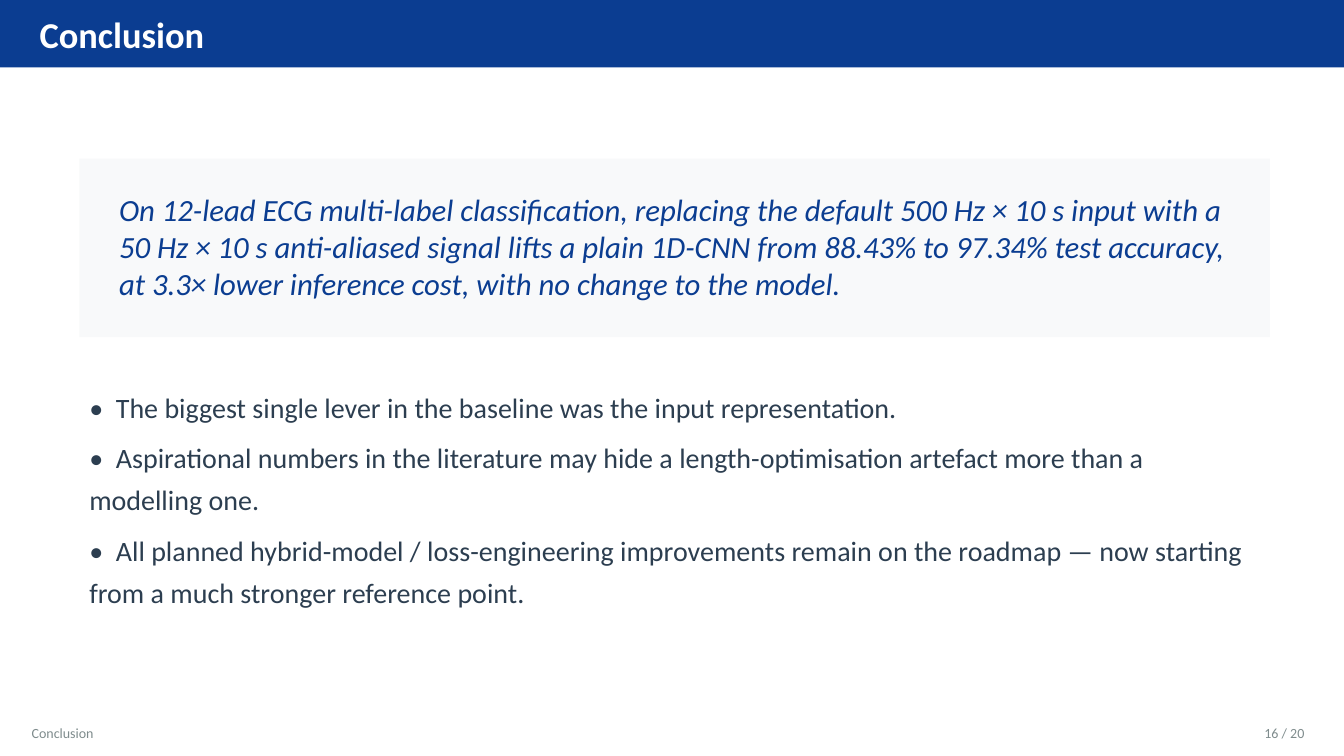
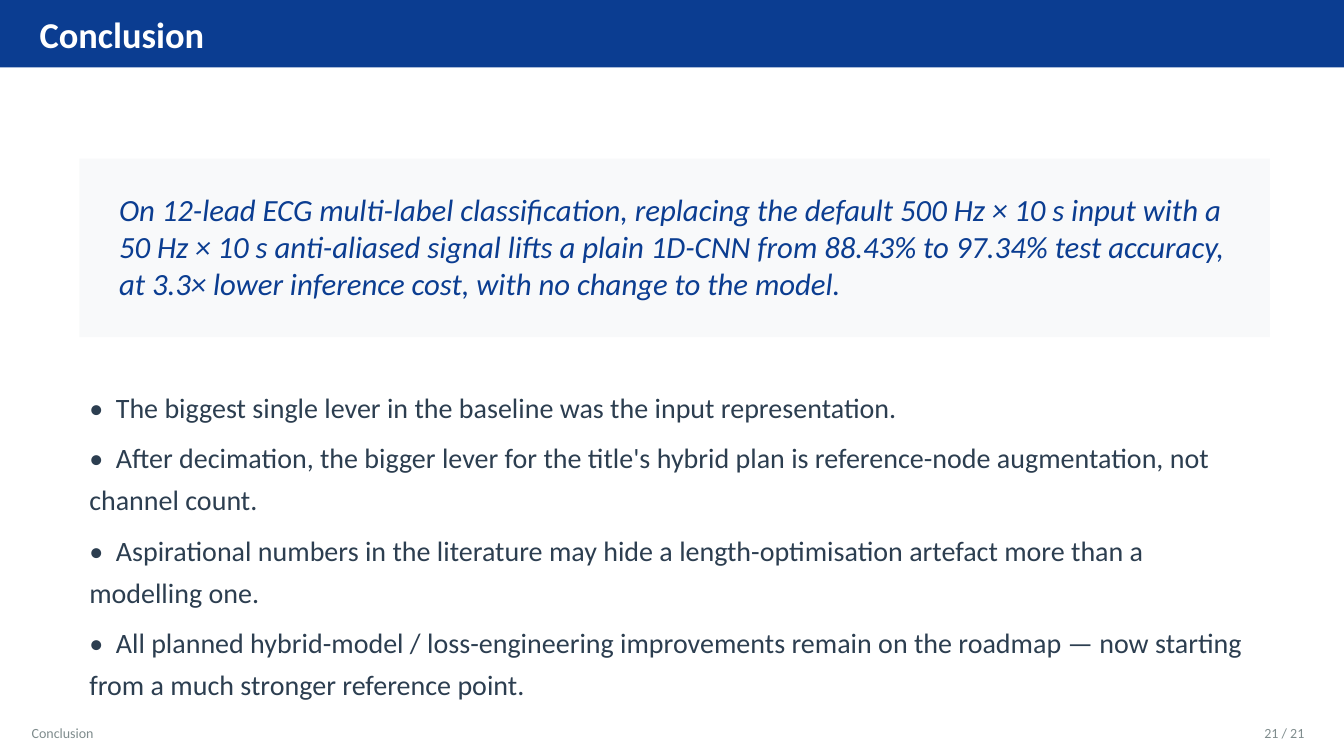
Before and after one commit to physcom/ecg-paper, a slide deck: slide 22 of EKG_Conference_Presentation.pptx (slide 17 before the commit). Drawn at 1344x756 pixels with LibreOffice and Linux fonts; fonts in the diff are those of the drawing. Boxes give left, top, right and bottom in pixels: in the first picture for what was removed or moved away, otherwise in the second. Text is boxed around its words. In the diff, an @@ line names an element or a change of style, - is before the commit and + after.

```diff
--- a/EKG_Conference_Presentation.pptx
+++ b/EKG_Conference_Presentation.pptx
@@ text at (89,448,1209,510): paragraph added @@
+• After decimation, the bigger lever for the title's hybrid plan is reference-node augmentation, not channel count.
@@ text at (1264,729,1304,738): text changed @@
-16 / 20
+21 / 21
```
Also in this commit, not shown: 15 other slides changed, 5 slides added, 24 other files.
